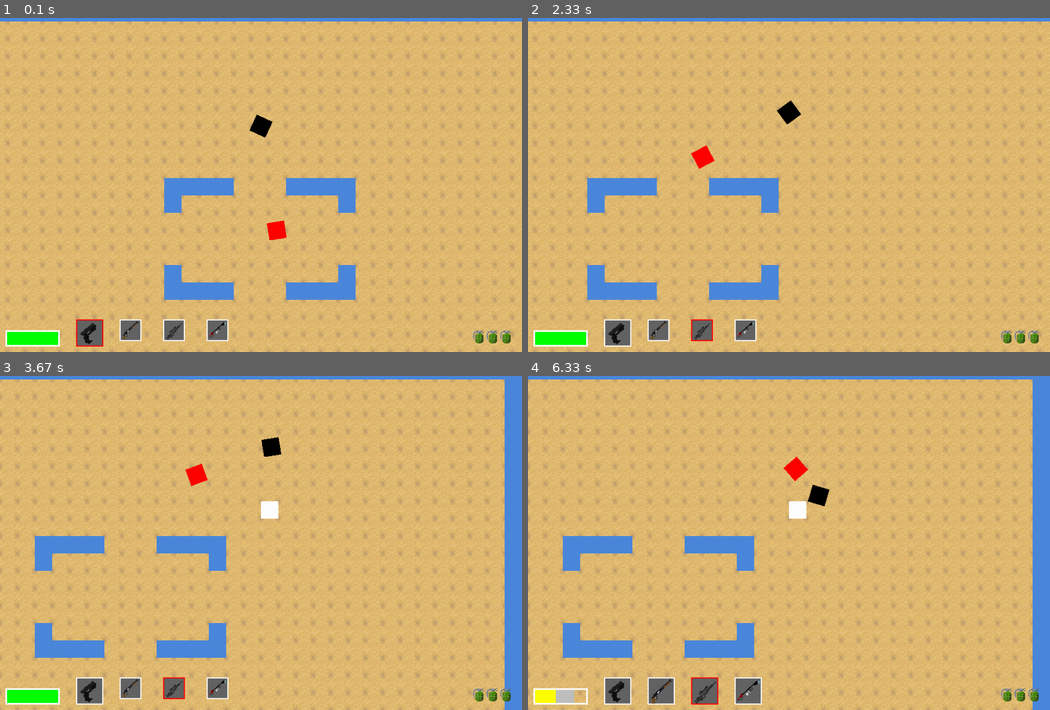
Above: before the commit, frames 1-4 (two rows, left to right).
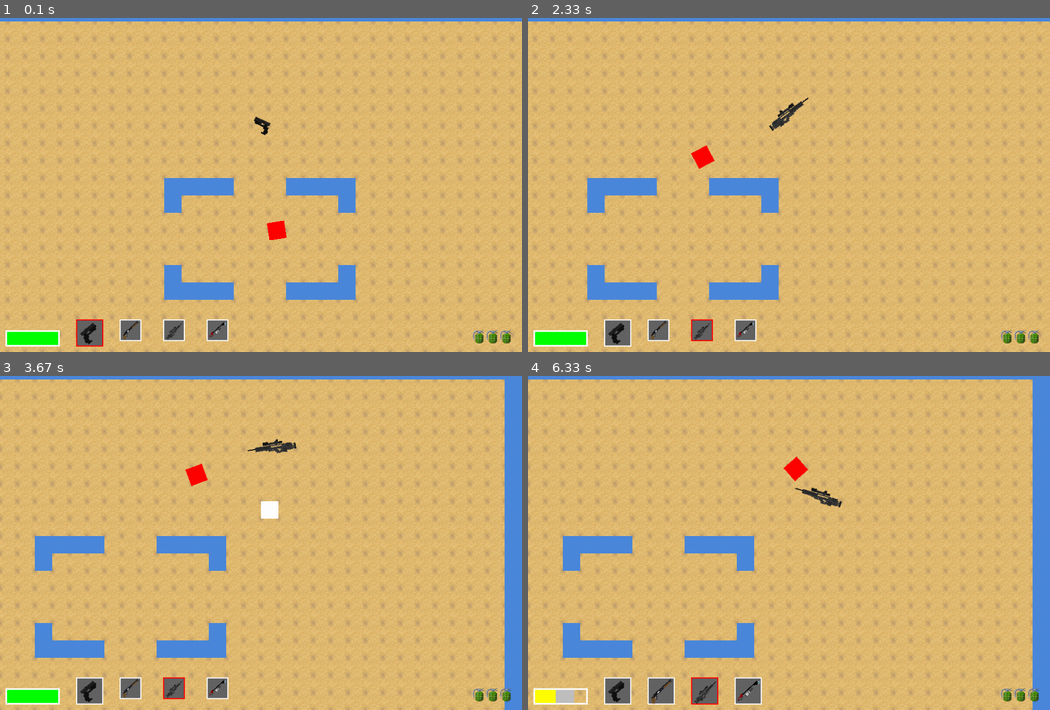
Above: after the commit, the same moments.

Repository: kangshwan/coop_pygame
Game: pygame game, started from main.py
Two runs of this game, one before a commit and one after it. Both use one fixed random seed, a clock stepped at 60 frames per second and the inputs below.
Inputs (mouse positions are in pixels of both pictures, inside the frame that each line leads up to):
- Up to frame 1 (0.1 s): no input
- Up to frame 2 (2.33 s): tap 1 at 0.33 s; tap 2 at 0.67, 1.65 s; hold 3 1-1.47 s; hold D 1-1.47 s; move the mouse to (663, 181) at 1.03 s; hold D 1.5-1.97 s; move the mouse to (627, 124) at 1.53 s; hold W 2-2.3 s; move the mouse to (867, 54) at 2.03 s; tap 3 at 2.15 s
- Up to frame 3 (3.67 s): hold D 2.33-2.8 s; move the mouse to (323, 566) at 2.37 s; tap 4 at 2.48 s; hold A 2.83-3.37 s; move the mouse to (271, 419) at 2.87 s; tap 2 at 2.98 s; hold S from 3.4 s (still down); move the mouse to (135, 466) at 3.43 s; tap 3 at 3.55 s
- Up to frame 4 (6.33 s): release S at 3.7 s; hold A 3.73-4.13 s; move the mouse to (601, 526) at 3.77 s; tap 4 at 3.88, 5.38 s; hold W 4.17-4.53 s; move the mouse to (794, 573) at 4.2 s; tap 2 at 4.32, 5.78 s; hold D 4.57-5.2 s; move the mouse to (789, 579) at 4.6 s; tap 3 at 4.72, 6.28 s; hold S 5.23-5.6 s; move the mouse to (773, 476) at 5.27 s; hold A 5.63-6.1 s; move the mouse to (987, 666) at 5.67 s; hold D from 6.13 s (still down); move the mouse to (715, 462) at 6.17 s

The runs differ from the first frame. In frame 1, 0.1% of the frame differs, in the area x 47-53%, y 28-36%; in frame 2, 0.3%; in frame 3, 0.3%; in frame 4, 0.4%, in the area x 50-61%, y 32-43%.

Commit message:
added gun fliping

Diff:
--- a/main.py
+++ b/main.py
@@ -220,6 +220,11 @@
         self.map = Map(path.join(game_folder,'map','map.txt'))
         self.ground_img = pg.image.load(path.join(img_folder, GROUND_IMG)).convert_alpha()
         self.grenade_img = pg.image.load(path.join(img_folder, GRENADE_THROW_IMG)).convert_alpha()
+        self.pistol_img = pg.image.load(path.join(img_folder, WEAPON_IMGS[0])).convert_alpha()
+        self.shotgun_img = pg.image.load(path.join(img_folder, WEAPON_IMGS[1])).convert_alpha()
+        self.sniper_img = pg.transform.scale(pg.image.load(path.join(img_folder, WEAPON_IMGS[2])).convert_alpha(),(89,25))
+        self.flamethrower_img = pg.transform.scale(pg.image.load(path.join(img_folder, WEAPON_IMGS[3])).convert_alpha(),(80,20))
+
 
         pass
 
--- a/sprites.py
+++ b/sprites.py
@@ -48,6 +48,9 @@
         # not using now / 현재 미사용중, 뭔지모르겠음.(5월 3일날까지도 미사용시 제거예정.)
         self.size = (TILESIZE,TILESIZE)
         # showing size of the player / player의 size를 지정해줌. 사실 의미없는짓인것 같아서 이후에 간소화 할시 제거 예정
+        self.gun_select = 0
+
+        self.weapon_img = [game.pistol_img, game.shotgun_img, game.sniper_img, game.flamethrower_img]
         self.load_images()
         #self.image = self.standing_frames[0]
         self.orig_image = self.image
@@ -61,7 +64,6 @@
         self.last_shot = 0
         self.gun_status = [[True,1], [False, 0],[False, 0],[False, 0]]
         # 0 is pistol, 1 is shotgun, 2 is sniper 3 is flamethrower
-        self.gun_select = 0
         self.last_grenade = 0
         #0 is pistol 1 is shotgun
         self.last_speed = 0
@@ -77,12 +79,11 @@
         self.weapon_damage = WEAPONS[self.weapon]['damage']
         self.grenade = [True, 3]
         self.money = 0
+        self.flip = False
 
     def load_images(self):
-        self.image = pg.Surface(self.size, pg.SRCALPHA)
+        self.image = self.weapon_img[self.gun_select]
         # self.image에 Surface를 저장함. 나중에 img 삽입시 self.image에 img가 들어갈것.
-        self.image.fill(BLACK)
-        # 아무것도 없는 Surface기 때문에 채워줌
         pass
 
     def get_keys(self):
@@ -93,22 +94,30 @@
             self.weapon = 'pistol'
             self.weapon_rate = WEAPONS[self.weapon]['rate']
             self.weapon_damage = WEAPONS[self.weapon]['damage']
+            self.orig_image = self.weapon_img[self.gun_select]
+            print(self.orig_image)
             # 총기를 잘 집었는지 출력
         if keys[pg.K_2]:
             self.gun_select = 1
             self.weapon = 'shotgun'
             self.weapon_rate = WEAPONS[self.weapon]['rate']
             self.weapon_damage = WEAPONS[self.weapon]['damage']
+            self.orig_image = self.weapon_img[self.gun_select]
+            print('sg',self.orig_image)
         if keys[pg.K_3]:
             self.gun_select = 2
             self.weapon = 'sniper'
             self.weapon_rate = WEAPONS[self.weapon]['rate']
             self.weapon_damage = WEAPONS[self.weapon]['damage']
+            self.orig_image = self.weapon_img[self.gun_select]
+            print('sn',self.orig_image)
         if keys[pg.K_4]:
             self.gun_select = 3
             self.weapon = 'flamethrower'
             self.weapon_rate = WEAPONS[self.weapon]['rate']
             self.weapon_damage = WEAPONS[self.weapon]['damage']
+            self.orig_image = self.weapon_img[self.gun_select]
+            print('fw',self.orig_image)
         if keys[pg.K_a]:
             self.acc.x = -PLAYER_ACC
         if keys[pg.K_d]:
@@ -158,10 +167,12 @@
                 self.gun_status[self.gun_select][0] = False
 
     def update(self):
+        print('update',self.image)
         self.now =pg.time.get_ticks()
         self.acc = vec(0,0)
         self.get_keys()
         self.rotate()
+
         self.acc += self.vel*PLAYER_FRICTION
         #apply friction / 가속력에 마찰력을 더해줌. 현재속력*마찰력(현재는 -0.05로 설정)
         #equations of motion
@@ -278,9 +289,14 @@
         radius, angle = direction.as_polar()
         # Rotate the image by the negative angle (y-axis in pygame is flipped).
         # y축이 아래로 증가하므로 극좌표계에서 구한 angle에 -를 해줌
-        self.image = pg.transform.rotate(self.orig_image, -angle)
+        if relate_pos.x - self.pos.x < 0:
+            self.image = pg.transform.rotate(pg.transform.flip(self.orig_image, False, True), -angle)
+            pass
+        else:
+            self.image = pg.transform.rotate(self.orig_image, -angle)
         # 여기에서 orig_image를 사용하는데, 이유는 그냥 image를 사용했다가는 터져버린다. 이미지가 돌아가면서 쭉 늘어나버리기 때문.
         self.rot = angle
+            #self.image = pg.transform.flip(self.image, False, True)
         # Create a new rect with the center of the old rect.
         self.rect = self.image.get_rect(center=self.rect.center)
 
